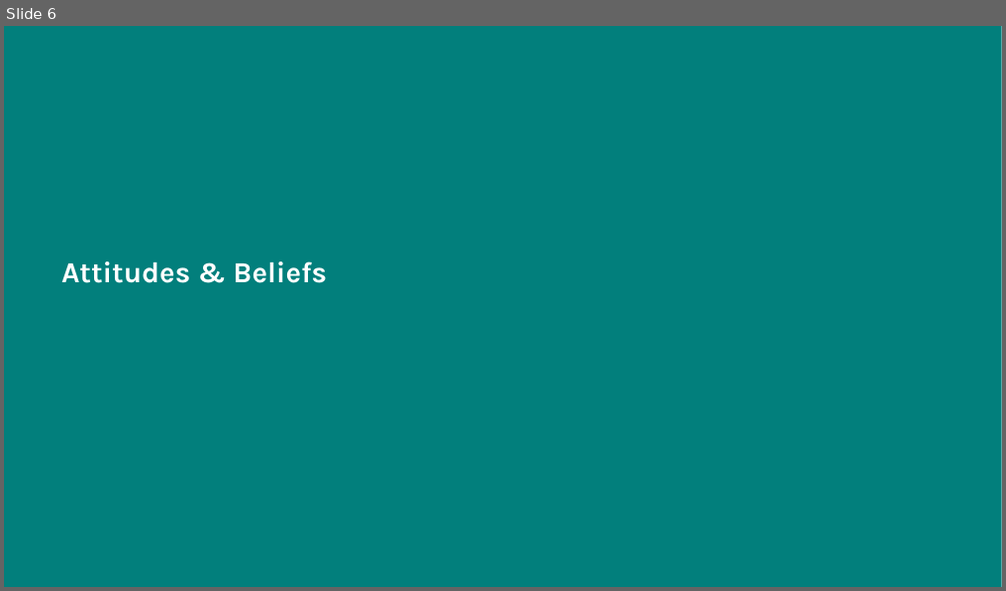
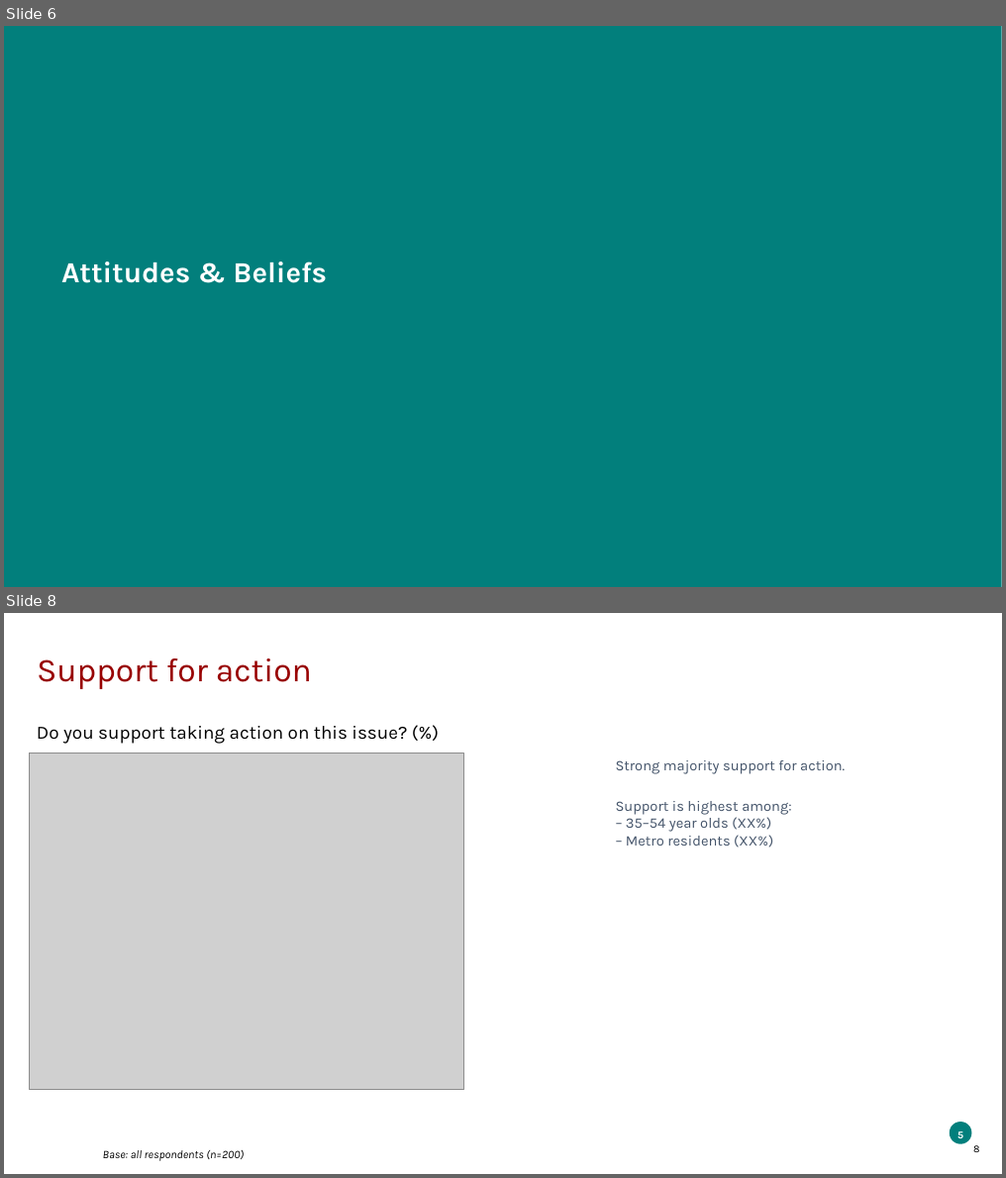
Before and after one commit to ThomasB4242/Test-1, a slide deck: sample_data/output.pptx. Shown one above the other, each under a label of ours: slide 6 before the commit, slides 6 and 8 after it; the slides between them are not shown. The pictures are 1006x591 and 1006x1178 pixels, drawn with LibreOffice and Linux fonts; fonts in the diff are those of the drawing; grey boxes stand for pictures; background and template pictures are left out. Boxes give left, top, right and bottom in pixels: in the first picture for what was removed or moved away, otherwise in the second. Text is boxed around its words. In the diff, an @@ line names an element or a change of style, - is before the commit and + after.

```diff
--- a/sample_data/output.pptx
+++ b/sample_data/output.pptx
@@ slide 8 added at (4,613,1002,1174), background picture (left out) @@
@@ title added at (37,659,312,689), 32 pt, text #980000 @@
+Support for action
@@ text added at (37,726,407,744), 18 pt, text #000000 @@
+Do you support taking action on this issue? (%)
@@ picture added at (30,753,463,1090) @@
@@ text added at (616,761,845,848), 14 pt, text #44546A @@
+Strong majority support for action.
+Support is highest among:
+– 35–54 year olds (XX%)
+– Metro residents (XX%)
@@ ellipse added at (949,1122,972,1145), fill #027F7C @@
@@ text added at (957,1132,963,1139), 10 pt, text #FFFFFF, bold @@
+5
@@ page number added at (973,1146,979,1153), 10 pt, text #000000 @@
+8
@@ text added at (103,1151,244,1161), 11 pt, text #000000, italic @@
+Base: all respondents (n=200)
```
Also in this commit, not shown: 5 slides changed, 5 other files.
